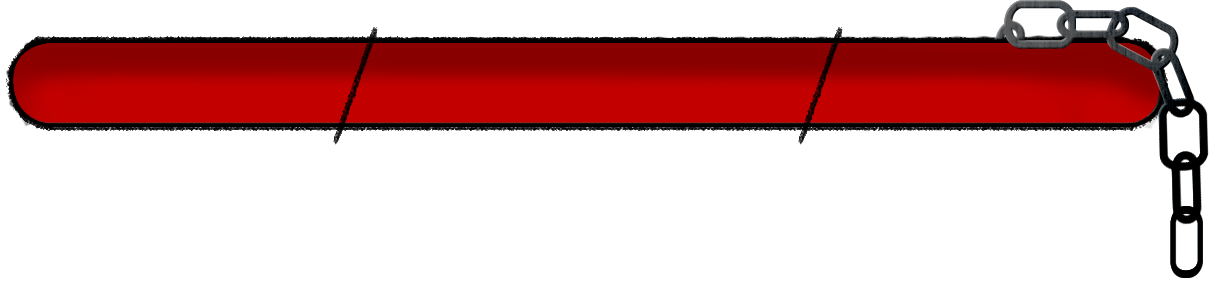
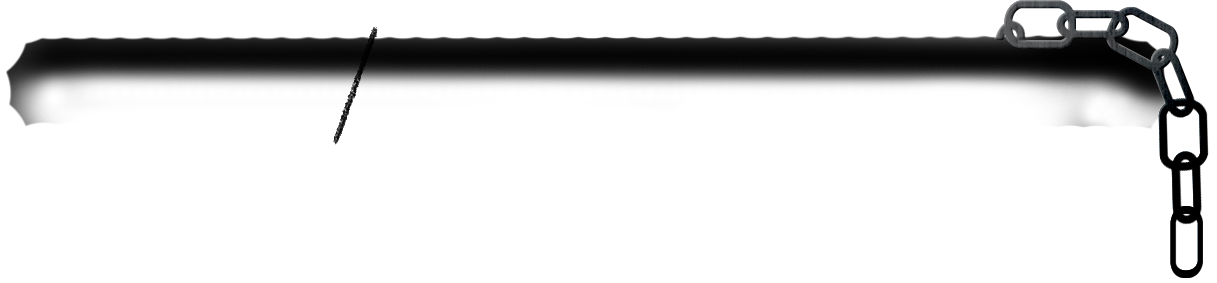
The second 1217px x 283px image is a revision of the first. Changes to its layers:
hid "HealthHighDivide" over [798, 27, 843, 145]
hid "Health" over [13, 43, 1160, 123]
hid "HealthBase" over [5, 36, 1169, 131]
